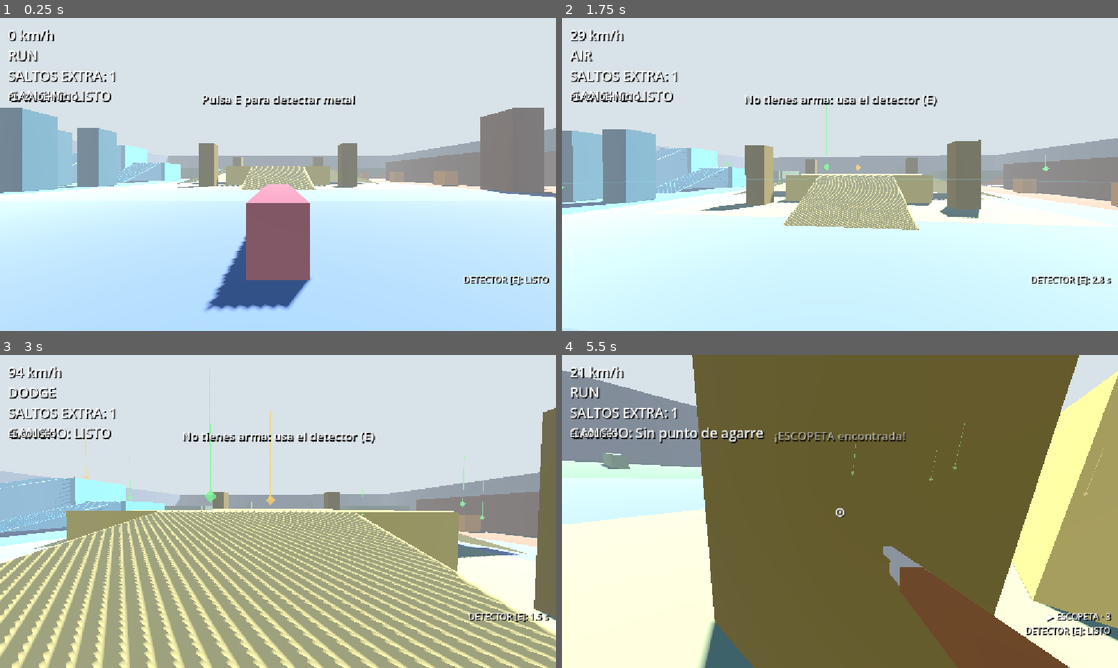
Above: before the commit, frames 1-4 (two rows, left to right).
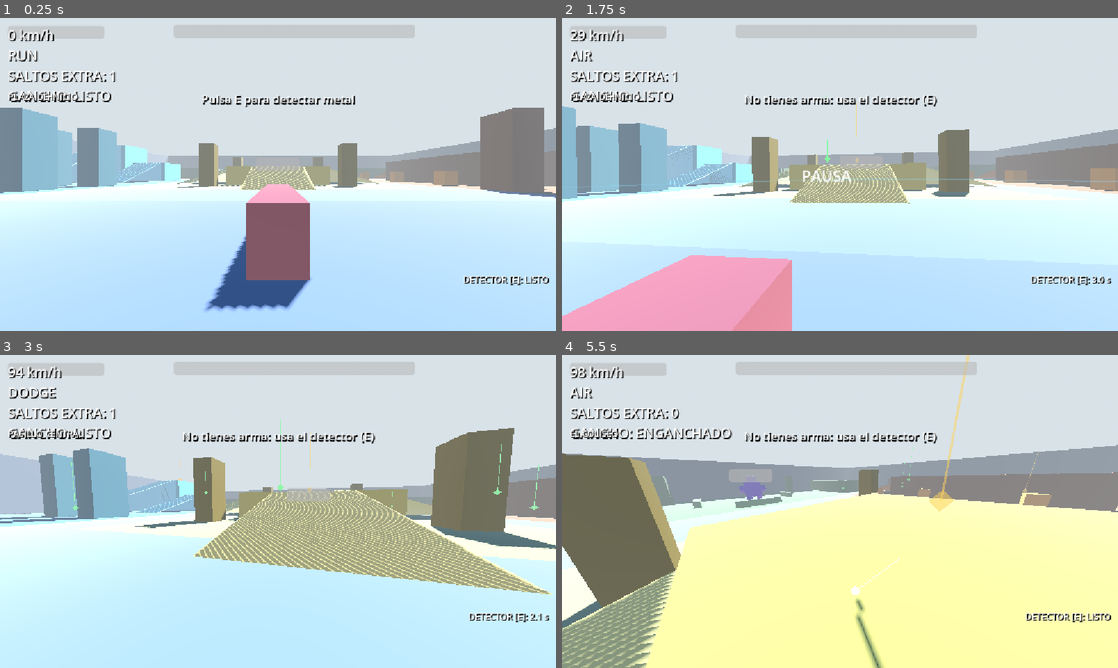
Above: after the commit, the same moments.

Repository: jado21/GameWIthGodot
Game: Godot game, scene res://test_arena.tscn
Two runs of this game, one before a commit and one after it. Both use one fixed random seed, a clock stepped at 60 frames per second and the inputs below.
Inputs (mouse positions are in pixels of both pictures, inside the frame that each line leads up to):
- Up to frame 1 (0.25 s): no input
- Up to frame 2 (1.75 s): tap E (detector) at 0.5 s; move the mouse to (867, 174) at 0.52 s; hold Q (dash) 0.53-1.28 s; hold W (move_forward) from 0.53 s (still down); click (867, 174) at 0.67 s; tap Space (jump) at 0.77, 1.52 s; tap C (slide) at 0.8, 1.35 s; move the mouse to (812, 174) at 1.27 s; click (812, 174) at 1.42 s; tap P at 1.55 s
- Up to frame 3 (3 s): keep holding W (move_forward); move the mouse to (289, 505) at 2.02 s; hold Q (dash) 2.03-2.78 s; tap P at 2.1 s; click (289, 505) at 2.17 s; move the mouse to (272, 517) at 2.77 s; tap Q (dash) at 2.85 s; click (272, 517) at 2.92 s
- Up to frame 4 (5.5 s): tap Space (jump) at 3.02, 3.77, 4.52 s; tap C (slide) at 3.05, 5.3 s; move the mouse to (878, 514) at 3.52 s; hold E (detector) 3.53-4.28 s; click (878, 514) at 3.67 s; tap P at 3.8 s; tap Escape (ui_cancel) at 4.15 s; move the mouse to (673, 464) at 4.27 s; release W (move_forward) at 4.28 s; hold A (move_left) 4.28-5.03 s; tap F (fire_key) at 4.35 s; click (673, 464) at 4.42 s; tap Q (dash) at 4.55 s; move the mouse to (845, 511) at 5.02 s; hold W (move_forward) from 5.03 s (still down); hold R (hook) from 5.03 s (still down); click (845, 511) at 5.17 s

The runs differ from the first frame. In frame 1, 2.4% of the frame differs, in the area x 1-75%, y 2-49%; in frame 2, 26%; in frame 3, 61%; in frame 4, 94%, in the area x 0-100%, y 0-100%.

Commit message:
Monster Added

Diff:
--- /dev/null
+++ b/monster.tscn
@@ -0,0 +1,10 @@
+[gd_scene load_steps=3 format=3]
+[ext_resource type="Script" path="res://scripts/monster.gd" id="1"]
+[sub_resource type="CapsuleShape3D" id="1"]
+radius = 1.4
+height = 5.5
+[node name="Monster" type="CharacterBody3D" groups=["monster"]]
+script = ExtResource("1")
+[node name="Collision" type="CollisionShape3D" parent="."]
+position = Vector3(0,2.75,0)
+shape = SubResource("1")
--- /dev/null
+++ b/scripts/game_manager.gd
@@ -0,0 +1,54 @@
+extends Node
+const MONSTER_SCENE = preload("res://monster.tscn")
+var player: CharacterBody3D
+var monster: CharacterBody3D
+var player_bar: ProgressBar
+var monster_bar: ProgressBar
+var end_label: Label
+var overhead_bar: ProgressBar
+var damage_border: Panel
+var paused_label: Label
+var finished := false
+var finish_time := 0.0
+func _ready() -> void:
+	process_mode = Node.PROCESS_MODE_ALWAYS
+	call_deferred("_start")
+func _start() -> void:
+	player = get_parent().get_node("Player")
+	for node in get_tree().get_nodes_in_group("spawns"):
+		if node is Marker3D and node.name.to_lower().begins_with("monstruo"):
+			monster = MONSTER_SCENE.instantiate(); get_parent().add_child(monster); monster.global_position=node.global_position; monster.set_player(player); monster.died.connect(_victory); monster.message.connect(_message); break
+	player.died.connect(_death); _build_ui()
+func _process(delta: float) -> void:
+	if player_bar: player_bar.value=player.health
+	if damage_border: damage_border.modulate.a = player.damage_flash
+	if monster_bar and is_instance_valid(monster): monster_bar.value=monster.hp
+	if overhead_bar and is_instance_valid(monster):
+		var camera := player.get_node("Camera3D") as Camera3D
+		var point := monster.global_position + Vector3.UP * 6.0
+		overhead_bar.visible = not camera.is_position_behind(point)
+		if overhead_bar.visible:
+			overhead_bar.position = camera.unproject_position(point) - Vector2(45, 12)
+			overhead_bar.value = monster.hp
+	if finished: finish_time+=delta
+func _unhandled_input(event: InputEvent) -> void:
+	if (event.is_action_pressed("ui_cancel") or (event is InputEventKey and event.pressed and event.keycode == KEY_P)) and not finished:
+		get_tree().paused = not get_tree().paused
+		paused_label.visible = get_tree().paused
+		Input.mouse_mode = Input.MOUSE_MODE_VISIBLE if get_tree().paused else Input.MOUSE_MODE_CAPTURED
+		return
+	if finished and finish_time>1.2 and (event is InputEventMouseButton or event.is_action_pressed("move_forward")): get_tree().reload_current_scene()
+func _build_ui() -> void:
+	var layer:=CanvasLayer.new(); add_child(layer)
+	player_bar=ProgressBar.new(); player_bar.position=Vector2(16,16); player_bar.size=Vector2(200,14); player_bar.value=100; player_bar.show_percentage=false; layer.add_child(player_bar)
+	monster_bar=ProgressBar.new(); monster_bar.position=Vector2(360,14); monster_bar.size=Vector2(500,16); monster_bar.max_value=520; monster_bar.value=520; monster_bar.show_percentage=false; layer.add_child(monster_bar)
+	overhead_bar=ProgressBar.new(); overhead_bar.size=Vector2(90,8); overhead_bar.max_value=520; overhead_bar.value=520; overhead_bar.show_percentage=false; layer.add_child(overhead_bar)
+	damage_border=Panel.new(); damage_border.set_anchors_and_offsets_preset(Control.PRESET_FULL_RECT); var border:=StyleBoxFlat.new(); border.border_color=Color(1,0,0,.8); border.set_border_width_all(35); damage_border.add_theme_stylebox_override("panel",border); damage_border.mouse_filter=Control.MOUSE_FILTER_IGNORE; damage_border.modulate.a=0; layer.add_child(damage_border)
+	end_label=Label.new(); end_label.set_anchors_preset(Control.PRESET_CENTER); end_label.position=Vector2(-180,-40); end_label.size=Vector2(360,80); end_label.horizontal_alignment=HORIZONTAL_ALIGNMENT_CENTER; end_label.add_theme_font_size_override("font_size",36); end_label.visible=false; layer.add_child(end_label)
+	paused_label=Label.new(); paused_label.set_anchors_preset(Control.PRESET_CENTER); paused_label.position=Vector2(-80,-20); paused_label.text="PAUSA"; paused_label.add_theme_font_size_override("font_size",32); paused_label.visible=false; layer.add_child(paused_label)
+func _message(text:String)->void: player.get_node("WeaponSystem").call("_say",text)
+func _death()->void: _finish("Has muerto")
+func _victory(_position:Vector3)->void: _finish("¡VICTORIA!")
+func _finish(text:String)->void:
+	if finished:return
+	finished=true; finish_time=0; player.set_physics_process(false); end_label.text=text+"\nHaz clic o pulsa W para reintentar"; end_label.visible=true; Input.mouse_mode=Input.MOUSE_MODE_VISIBLE
--- /dev/null
+++ b/scripts/monster.gd
@@ -0,0 +1,158 @@
+extends CharacterBody3D
+## Fase 1: persecución directa, zarpazo y embestida.
+signal died(position: Vector3)
+signal message(text: String)
+const DATA = preload("res://scripts/monster_data.gd")
+var player: CharacterBody3D
+var hp := DATA.HP
+var state := "SLEEP"
+var timer := DATA.WAKE
+var lunge_cd := 3.0
+var lunge_direction := Vector3.FORWARD
+var lunge_hit := false
+var flash := 0.0
+var time := 0.0
+var body_material: StandardMaterial3D
+var legs: Array[Node3D] = []
+var arms: Array[Node3D] = []
+var body: Node3D
+var head: Node3D
+var phase := 1
+var rock_cd := 4.0
+var slam_cd := 3.0
+var rocks: Array[Dictionary] = []
+var waves: Array[Dictionary] = []
+var kick_cd := 0.0
+var eye_materials: Array[StandardMaterial3D] = []
+
+func _ready() -> void:
+	add_to_group("monster")
+	_build_model()
+
+func set_player(value: CharacterBody3D) -> void:
+	player = value
+
+func take_damage(amount: float) -> void:
+	if hp <= 0.0: return
+	hp = maxf(0.0, hp - amount)
+	flash = 0.15
+	if phase == 1 and hp <= DATA.HP * 0.5:
+		phase = 2; state = "ROAR"; timer = 1.2; body_material.albedo_color = Color("d8452a"); _set_eyes(Color("ff2200")); emit_signal("message", "¡EL MONSTRUO SE ENFURECE!")
+	elif phase == 2 and hp <= DATA.HP * 0.25:
+		phase = 3; state = "ROAR"; timer = 1.0; body_material.albedo_color = Color("9a1818"); emit_signal("message", "¡FURIA FINAL!")
+	if state == "SLEEP":
+		timer = 0.0
+	if hp <= 0.0:
+		emit_signal("died", global_position + Vector3.UP * 3.0)
+		queue_free()
+
+func _physics_process(delta: float) -> void:
+	if player == null: return
+	time += delta; flash = maxf(0.0, flash - delta); lunge_cd = maxf(0.0, lunge_cd - delta); rock_cd=maxf(0.0,rock_cd-delta); slam_cd=maxf(0.0,slam_cd-delta); kick_cd=maxf(0.0,kick_cd-delta)
+	var to_player := player.global_position - global_position
+	var flat := Vector3(to_player.x, 0, to_player.z)
+	var distance := flat.length()
+	if bool(player.get("sliding")) and kick_cd <= 0.0 and distance < 3.4 and absf(to_player.y) < 3.0:
+		take_damage(28.0)
+		kick_cd = 0.9
+		emit_signal("message", "¡PATADA DESLIZANTE!")
+	if distance > 0.01: look_at(player.global_position, Vector3.UP)
+	if state == "SLEEP":
+		timer -= delta
+		if timer <= 0.0:
+			state = "CHASE"; emit_signal("message", "¡El monstruo sabe dónde estás!")
+	elif state == "ROAR":
+		velocity.x=0; velocity.z=0; timer-=delta
+		if timer<=0: state="CHASE"
+	elif state == "CHASE":
+		if distance < DATA.SWING_RANGE - 0.6 and absf(to_player.y) < 2.5:
+			state = "SWING_W"; timer = DATA.SWING_WIND
+		elif phase >= 3 and slam_cd<=0 and distance<22.0:
+			state="SLAM_W"; timer=.7
+		elif phase >= 2 and rock_cd<=0 and distance>7.0:
+			state="THROW_W"; timer=.45 if phase==3 else .65
+		elif lunge_cd <= 0.0 and distance > 8.0 and distance < 24.0 and absf(to_player.y) < 3.0:
+			state = "LUNGE_W"; timer = DATA.LUNGE_WIND
+		elif distance > 2.8 and to_player.y <= DATA.CLIMB:
+			var chase_speed := DATA.SPEED2*1.12 if phase==3 else DATA.SPEED2 if phase==2 else DATA.SPEED
+			velocity.x = flat.normalized().x * chase_speed; velocity.z = flat.normalized().z * chase_speed
+			if is_on_wall(): velocity = velocity.rotated(Vector3.UP, 0.7)
+		else: velocity.x = 0; velocity.z = 0
+	elif state == "SWING_W":
+		velocity.x = 0; velocity.z = 0; timer -= delta
+		if timer <= 0.0:
+			if distance < DATA.SWING_RANGE and absf(to_player.y) < 2.5: player.hurt(DATA.SWING_DMG)
+			state = "REC"; timer = 0.6
+	elif state == "LUNGE_W":
+		velocity.x = 0; velocity.z = 0; timer -= delta
+		if timer <= 0.0:
+			lunge_direction = flat.normalized(); lunge_hit = false; state = "LUNGE"; timer = DATA.LUNGE_TIME
+	elif state == "THROW_W":
+		velocity.x=0; velocity.z=0; timer-=delta
+		if timer<=0: _throw_rocks(); state="REC"; timer=.7; rock_cd=DATA.THROW_CD
+	elif state == "SLAM_W":
+		velocity.x=0; velocity.z=0; timer-=delta
+		if timer<=0: _slam(); state="REC"; timer=.7; slam_cd=4.5
+	elif state == "LUNGE":
+		velocity.x = lunge_direction.x * DATA.LUNGE_SPEED; velocity.z = lunge_direction.z * DATA.LUNGE_SPEED; timer -= delta
+		if not lunge_hit and distance < 2.8: player.hurt(DATA.LUNGE_DMG); lunge_hit = true
+		if timer <= 0.0: state = "REC"; timer = .7 if phase>=2 else DATA.REC; lunge_cd = 3.0 if phase>=2 else DATA.LUNGE_CD
+	elif state == "REC":
+		velocity.x = 0; velocity.z = 0; timer -= delta
+		if timer <= 0.0: state = "CHASE"
+	if not is_on_floor(): velocity.y -= Config.GRAV * delta
+	else: velocity.y = minf(velocity.y, 0.0)
+	move_and_slide(); _update_projectiles(delta); _animate(delta)
+
+func _build_model() -> void:
+	body_material = _material(Color("7a3fbf")); body = _box(Vector3(3,3,2.2), Vector3(0,2.6,0), body_material)
+	head = _box(Vector3(1.8,1.6,1.6), Vector3(0,4.8,0.8), body_material)
+	for x in [-0.9, 0.9]: legs.append(_box(Vector3(1,1.8,1), Vector3(x,0.9,0), body_material))
+	for x in [-2.0, 2.0]: arms.append(_box(Vector3(.8,.8,2.4), Vector3(x,3,1), body_material))
+	for x in [-0.45, 0.45]:
+		var eye_mat:=_material(Color("ffe14a"), true); eye_materials.append(eye_mat); var eye := _box(Vector3(.28,.28,.12), Vector3(x,4.9,1.62), eye_mat); eye.name = "Ojo"
+		var horn := MeshInstance3D.new(); var cone := CylinderMesh.new(); cone.top_radius=0.0; cone.bottom_radius=.3; cone.height=.9; horn.mesh=cone; horn.position=Vector3(x,5.9,.8); horn.material_override=_material(Color("e5d7ff")); add_child(horn)
+
+func _box(size: Vector3, pos: Vector3, material: Material) -> MeshInstance3D:
+	var node := MeshInstance3D.new(); var mesh := BoxMesh.new(); mesh.size=size; node.mesh=mesh; node.position=pos; node.material_override=material; node.cast_shadow=GeometryInstance3D.SHADOW_CASTING_SETTING_ON; add_child(node); return node
+func _material(color: Color, glow := false) -> StandardMaterial3D:
+	var m:=StandardMaterial3D.new(); m.albedo_color=color; m.emission_enabled=glow; m.emission=color if glow else Color.BLACK; return m
+func _animate(delta: float) -> void:
+	var moving := state == "CHASE" or state == "LUNGE"; var swing := sin(time*12.0) if moving else 0.0
+	for i in range(legs.size()): legs[i].position.z = (1 if i==0 else -1)*swing*.55; legs[i].rotation.x=(1 if i==0 else -1)*swing*.5
+	var target_arm := -1.25 if state in ["SWING_W","LUNGE_W","THROW_W","SLAM_W","ROAR"] else (sin(time*12.0+3.0)*.35 if moving else 0.0)
+	for arm in arms: arm.rotation.x = lerpf(arm.rotation.x,target_arm,minf(1.0,delta*14))
+	body.position.y=2.6+(absf(swing)*.3 if moving else 0.0); head.position.y=4.8+sin(time*2.0)*.05
+	if state in ["SWING_W","LUNGE_W","THROW_W","SLAM_W"]: body_material.emission=Color(0.6+0.4*sin(time*35),0,0)
+	elif flash>0: body_material.emission=Color.WHITE
+	else: body_material.emission=Color.BLACK
+	if state=="ROAR": scale=Vector3.ONE*(1.0+.1*sin(time*40.0))
+	else: scale=Vector3.ONE
+
+func _set_eyes(color: Color) -> void:
+	for material in eye_materials: material.albedo_color=color; material.emission=color
+
+func _throw_rocks() -> void:
+	var angles := [-.4,-.2,0.0,.2,.4] if phase==3 else [-.2,0.0,.2]
+	for angle in angles:
+		var target:=player.global_position+Vector3.UP+player.velocity*(global_position.distance_to(player.global_position)/DATA.ROCK_SPEED)*.6
+		var direction:Vector3=(target-(global_position+Vector3.UP*5.2)).normalized().rotated(Vector3.UP,angle)
+		var node:=MeshInstance3D.new(); var mesh:=SphereMesh.new(); mesh.radius=.7; mesh.height=1.4; node.mesh=mesh; node.position=global_position+Vector3.UP*5.2; var mat:=StandardMaterial3D.new(); mat.albedo_color=Color("ff7a1a"); mat.emission_enabled=true; mat.emission=Color("ff7a1a"); node.material_override=mat; get_parent().add_child(node); rocks.append({"node":node,"velocity":direction*DATA.ROCK_SPEED,"life":4.0})
+
+func _slam() -> void:
+	var ring:=MeshInstance3D.new(); var mesh:=TorusMesh.new(); mesh.inner_radius=.9; mesh.outer_radius=1.05; ring.mesh=mesh; ring.position=global_position+Vector3.UP*.05; ring.material_override=_material(Color("ff8a1a"),true); get_parent().add_child(ring); waves.append({"node":ring,"radius":1.0,"hit":false})
+
+func _update_projectiles(delta:float)->void:
+	for i in range(rocks.size()-1,-1,-1):
+		var rock: Dictionary = rocks[i]
+		var rock_node: MeshInstance3D = rock["node"] as MeshInstance3D
+		var rock_velocity: Vector3 = rock["velocity"]
+		rock["life"] -= delta; rock_node.position += rock_velocity * delta; rock_node.rotation += Vector3(delta*6,delta*7,0)
+		var rock_delta: Vector3 = rock_node.position - player.global_position
+		if Vector2(rock_delta.x,rock_delta.z).length()<1.2 and absf(rock_delta.y-1.0)<1.5: player.hurt(DATA.ROCK_DMG); rock["life"]=0.0
+		if rock["life"]<=0: rock_node.queue_free(); rocks.remove_at(i)
+	for i in range(waves.size()-1,-1,-1):
+		var wave:=waves[i]; wave["radius"]+=24.0*delta; wave["node"].scale=Vector3.ONE*wave["radius"]
+		var distance_to_wave: float = Vector2(player.global_position.x-global_position.x,player.global_position.z-global_position.z).length()
+		if not wave["hit"] and absf(distance_to_wave-wave["radius"])<1.4 and player.global_position.y<.9: player.hurt(30.0); wave["hit"]=true
+		if wave["radius"]>50: wave["node"].queue_free(); waves.remove_at(i)
--- /dev/null
+++ b/scripts/monster_data.gd
@@ -0,0 +1,19 @@
+class_name MonsterData
+extends RefCounted
+const HP := 520.0
+const SPEED := 8.0
+const WAKE := 2.0
+const SWING_RANGE := 4.0
+const SWING_DMG := 26.0
+const SWING_WIND := 0.45
+const LUNGE_SPEED := 28.0
+const LUNGE_TIME := 0.5
+const LUNGE_WIND := 0.55
+const LUNGE_DMG := 36.0
+const LUNGE_CD := 4.0
+const REC := 0.85
+const CLIMB := 1.3
+const SPEED2 := 11.0
+const ROCK_SPEED := 28.0
+const ROCK_DMG := 17.0
+const THROW_CD := 2.8
--- a/scripts/player.gd
+++ b/scripts/player.gd
@@ -1,5 +1,6 @@
 extends CharacterBody3D
 ## Controlador de primera persona: correr, salto, deslizamiento y esquiva.
+signal died
 
 @onready var camera: Camera3D = $Camera3D
 @onready var status: Label = $HUD/Estado
@@ -30,6 +31,10 @@
 var rope_mesh: ImmediateMesh
 var rope: MeshInstance3D
 var hook_piece: MeshInstance3D
+var health := 100.0
+var invulnerable := 0.0
+var damage_flash := 0.0
+var perfect_dodge_cd := 0.0
 
 func _ready() -> void:
 	_configure_input_map()
@@ -62,6 +67,9 @@
 		_toggle_hook()
 
 func _physics_process(delta: float) -> void:
+	invulnerable = maxf(0.0, invulnerable - delta)
+	perfect_dodge_cd = maxf(0.0, perfect_dodge_cd - delta)
+	damage_flash = maxf(0.0, damage_flash - delta * 2.0)
 	jump_buffer = maxf(jump_buffer - delta, 0.0)
 	dash_cooldown = maxf(dash_cooldown - delta, 0.0)
 	wall_jump_cooldown = maxf(wall_jump_cooldown - delta, 0.0)
@@ -145,6 +153,24 @@
 	var input := Input.get_vector("move_left", "move_right", "move_forward", "move_back")
 	return (global_transform.basis * Vector3(input.x, 0.0, input.y)).normalized()
 
+func hurt(amount: float) -> void:
+	if invulnerable > 0.0: return
+	if dash_time > 0.0:
+		invulnerable = 0.4
+		if perfect_dodge_cd <= 0.0:
+			perfect_dodge_cd = 1.2
+			Engine.time_scale = 0.4
+			get_tree().create_timer(0.5, true, false, true).timeout.connect(func(): Engine.time_scale = 1.0)
+			get_node("WeaponSystem").call("grant_perfect_ammo")
+			get_node("WeaponSystem").call("_say", "¡ESQUIVA PERFECTA! +1 bala")
+		else:
+			get_node("WeaponSystem").call("_say", "¡ESQUIVADO!")
+		return
+	health = maxf(0.0, health - amount)
+	invulnerable = 0.5
+	damage_flash = 1.0
+	if health <= 0.0: emit_signal("died")
+
 func _move_with_step(delta: float, was_on_floor: bool) -> void:
 	move_and_slide()
 	if not was_on_floor or not is_on_wall() or Vector2(velocity.x, velocity.z).length_squared() == 0.0:
--- a/scripts/weapon_system.gd
+++ b/scripts/weapon_system.gd
@@ -341,6 +341,10 @@
 func _has_weapon() -> bool:
 	return owned["pistol"] or owned["shotgun"] or owned["rifle"]
 
+func grant_perfect_ammo() -> void:
+	if not equipped.is_empty():
+		ammo[equipped] = mini(ammo[equipped] + 1, DATA.WEAPONS[equipped]["max"])
+
 func _hand_position() -> Vector3:
 	return camera.global_position + camera.global_transform.basis.x * 0.28 - camera.global_transform.basis.y * 0.22 - camera.global_transform.basis.z * 0.6
 
--- a/test_arena.tscn
+++ b/test_arena.tscn
@@ -2,6 +2,7 @@
 
 [ext_resource type="Script" path="res://scripts/arena_builder.gd" id="1"]
 [ext_resource type="PackedScene" path="res://player.tscn" id="2"]
+[ext_resource type="Script" path="res://scripts/game_manager.gd" id="3"]
 
 [node name="TestArena" type="Node3D"]
 script = ExtResource("1")
@@ -9,3 +10,6 @@
 [node name="Player" parent="." instance=ExtResource("2")]
 position = Vector3(0, 0, -38)
 rotation = Vector3(0, 3.141593, 0)
+
+[node name="GameManager" type="Node" parent="."]
+script = ExtResource("3")
Not shown, added: scripts/game_manager.gd.uid
Not shown, added: scripts/monster.gd.uid
Not shown, added: scripts/monster_data.gd.uid
